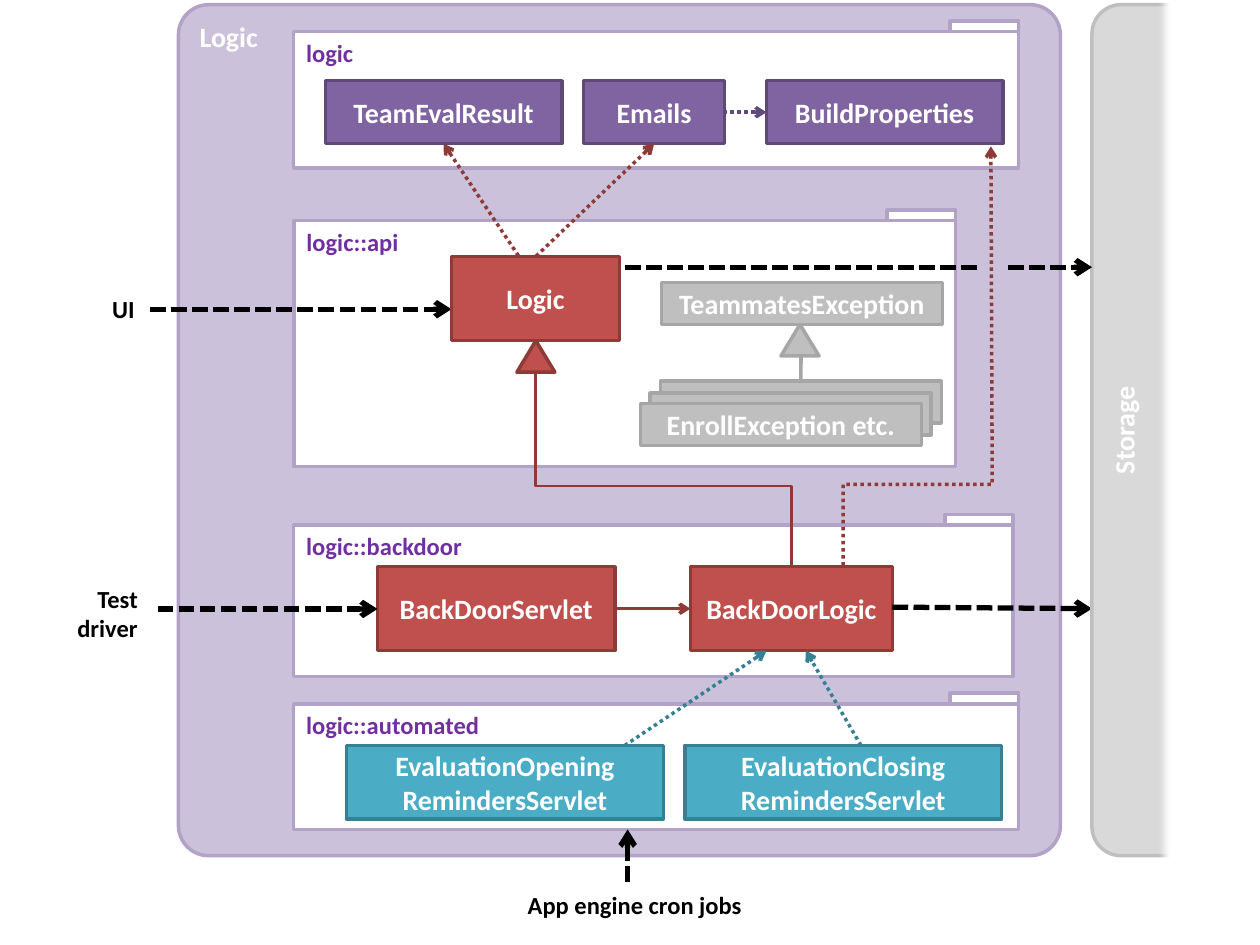
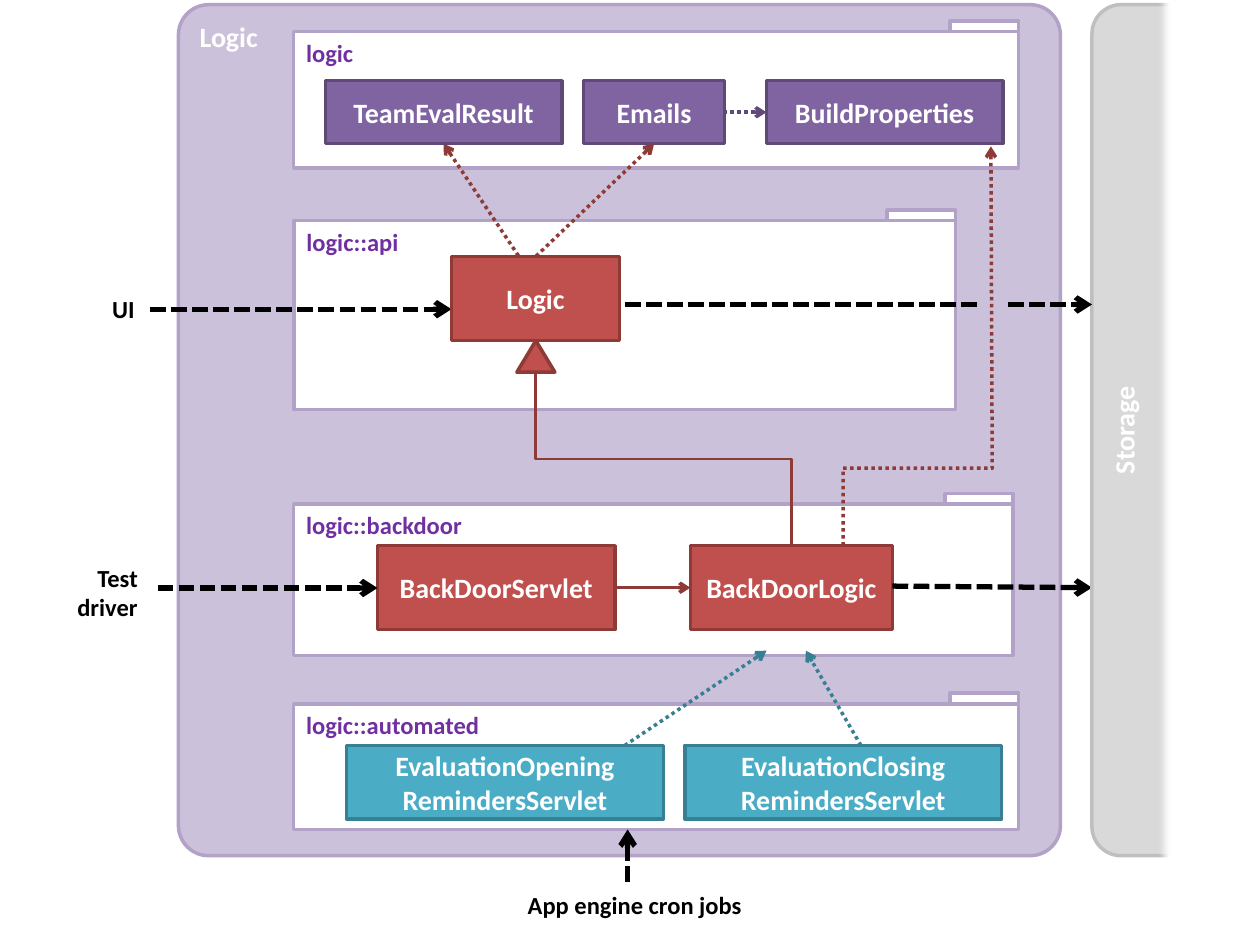
Before and after one commit to TEAMMATES/teammates, a slide deck: slide 1 of doc/diagrams/LogicComponent.pptx. Drawn at 1260x945 pixels with LibreOffice and Linux fonts; fonts in the diff are those of the drawing. Boxes give left, top, right and bottom in pixels: in the first picture for what was removed or moved away, otherwise in the second. Text is boxed around its words. In the diff, an @@ line names an element or a change of style, - is before the commit and + after.

Commit message:
eliminated teammates.test.driver package
--HG--
rename : src/test/java/teammates/test/cases/AccessControlUiTest.java => src/test/java/teammates/test/cases/AllAccessControlUiTests.java
rename : src/test/java/teammates/test/cases/AllUiTests.java => src/test/java/teammates/test/cases/AllUiTestsSuite.java
rename : src/test/java/teammates/test/cases/AllUnitTests.java => src/test/java/teammates/test/cases/AllUnitTestsSuite.java
rename : src/test/java/teammates/test/cases/ConfigTest.java => src/test/java/teammates/test/cases/BuildPropertiesTest.java
rename : src/test/java/teammates/test/util/EmailHelper.java => src/test/java/teammates/test/driver/EmailAccount.java
rename : src/test/java/teammates/test/util/HtmlHelper.java => src/test/java/teammates/test/driver/HtmlHelper.java

```diff
--- a/doc/diagrams/LogicComponent.pptx
+++ b/doc/diagrams/LogicComponent.pptx
@@ freeform shape resized from (x1=843, y1=146, x2=992, y2=566) to (x1=843, y1=146, x2=992, y2=546) @@
@@ rectangle "logic::api" resized from (x1=294, y1=220, x2=955, y2=466) to (x1=294, y1=220, x2=955, y2=410) @@
@@ rectangle removed at (x1=662, y1=282, x2=942, y2=324) @@
-TeammatesException
@@ line moved from (625, 267) - (979, 267) to (625, 305) - (979, 305) @@
@@ triangle removed at (x1=781, y1=324, x2=819, y2=355) @@
@@ arrow moved from (1008, 267) - (1092, 267) to (1008, 305) - (1092, 305) @@
@@ line removed from (801, 343) to (801, 381) @@
@@ elbow line moved from (536, 372) - (791, 567) to (536, 372) - (791, 546) @@
@@ rectangle removed at (x1=660, y1=381, x2=941, y2=422) @@
-TeammatesException
@@ rectangle removed at (x1=640, y1=403, x2=921, y2=445) @@
-EnrollException etc.
@@ rectangle removed at (x1=650, y1=393, x2=931, y2=435) @@
-TeammatesException
@@ 4 rectangles, 3 arrows, 1 text moved together from (x1=77, y1=514, x2=1092, y2=677) to (x1=77, y1=494, x2=1092, y2=655) @@
```
Also in this commit, not shown: 20 other files.
